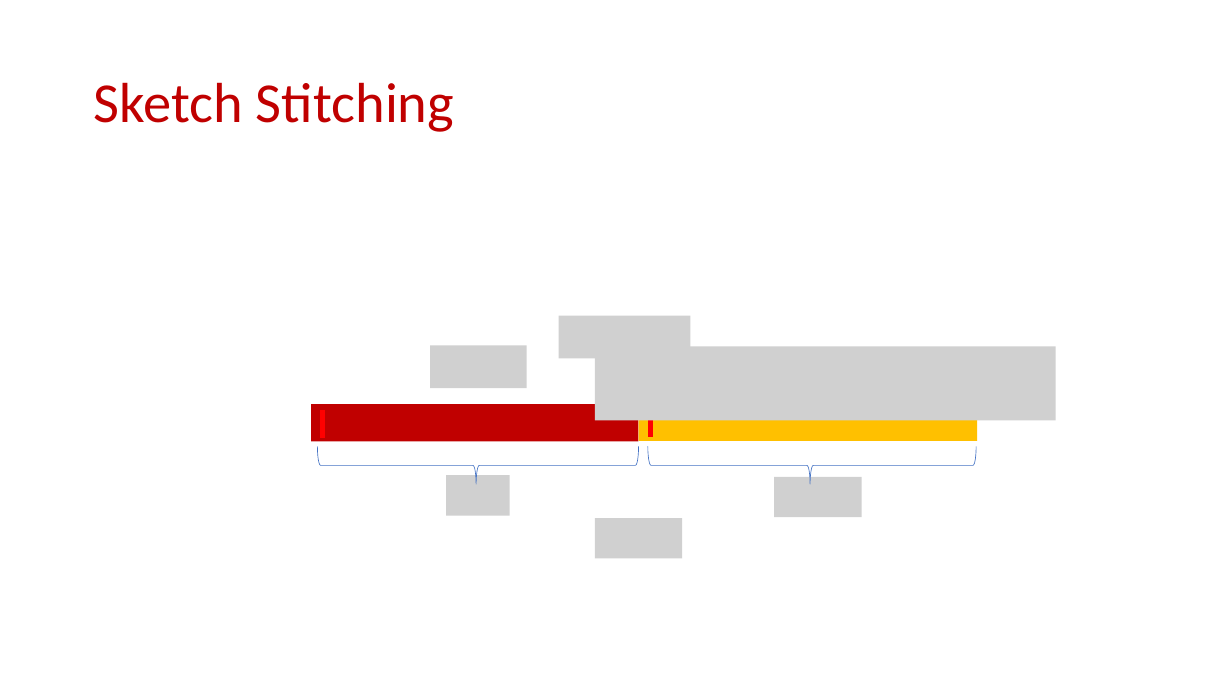
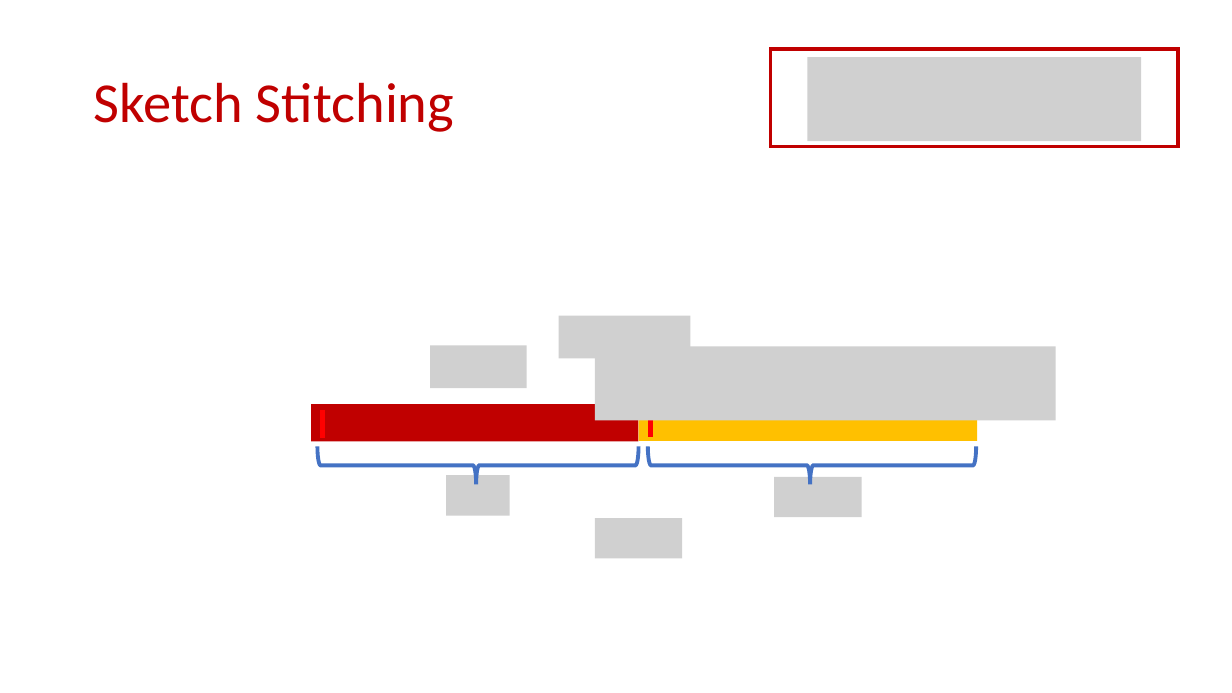
Before and after one commit to samsonzhou/samsonzhou.github.io, a slide deck: slide 41 of other-talks/Tight Bounds for Adversarially Robust Streams and Sliding.pptx. Drawn at 1232x693 pixels with LibreOffice and Linux fonts; fonts in the diff are those of the drawing; grey boxes stand for pictures. Boxes give left, top, right and bottom in pixels: in the first picture for what was removed or moved away, otherwise in the second. Text is boxed around its words. In the diff, an @@ line names an element or a change of style, - is before the commit and + after.

```diff
--- a/other-talks/Tight Bounds for Adversarially Robust Streams and Sliding.pptx
+++ b/other-talks/Tight Bounds for Adversarially Robust Streams and Sliding.pptx
@@ rectangle added at bbox=[771, 49, 1178, 146], outline #C00000 3 pt @@
@@ picture added at bbox=[808, 57, 1141, 141] @@
@@ right brace at bbox=[317, 447, 639, 485]: outline #4472C4 0.5 pt to #4472C4 3 pt @@
@@ right brace at bbox=[648, 446, 976, 484]: outline #4472C4 0.5 pt to #4472C4 3 pt @@
```
Also in this commit, not shown: 19 other slides changed, 8 slides added, 1 slide removed, 1 other file.
